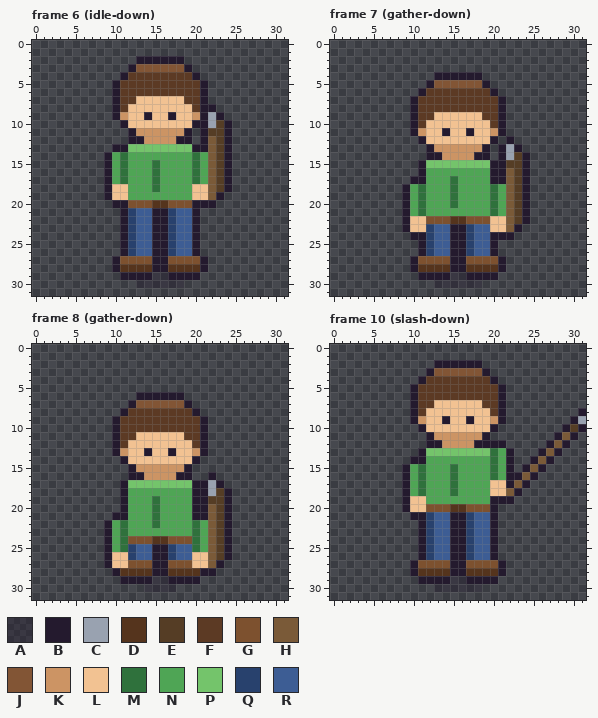
One commit to this pixel-art file: assets/aseprite/actor_hero_spear.aseprite. Above: the version before the commit.
32x32 pixels, 52 frames. Shown: frame 6 (idle-down), frame 7 (gather-down), frame 8 (gather-down), frame 10 (slash-down). The commit also changed other frames, which this record leaves out.
Palette (. is transparent): A #241a2e5a  B #241a2e  C #99a2b0  D #55341d  E #553d25  F #5c3a24  G #7d512f  H #7a5a38  J #825535  K #cc9464  L #f2c292  M #2f713c  N #4fa555  P #74c46b  Q #28416d  R #3d5d94
The result:
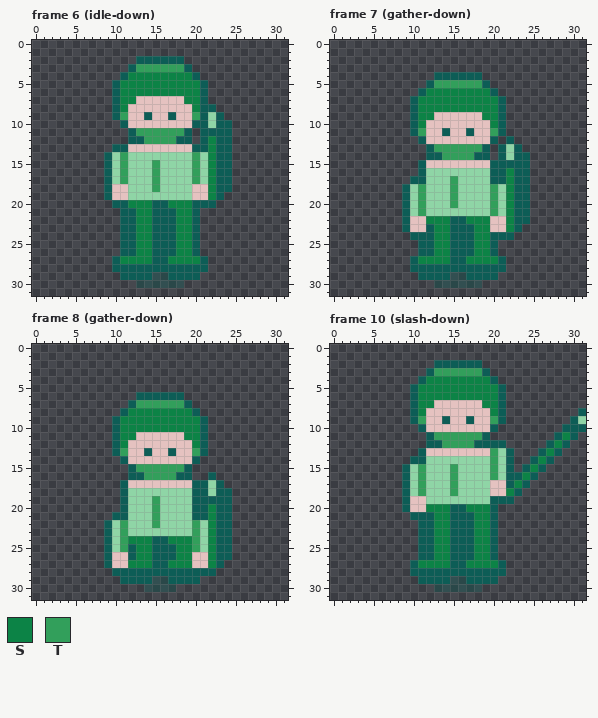
Colours new in this view: S #0c8346  T #329f5b
Edits made:
colour A: #241a2e5a -> #0d5d565a
colour B: #241a2e -> #0d5d56
colour L: #f2c292 -> #e5c2c0
colour N: #4fa555 -> #8fd5a6
Frame 6 (idle-down), layer "actor":
y 3: x 13..18 JJJJJJ -> TTTTTT
y 4: x 12..19 FFFFFFFF -> SSSSSSSS
y 5..6: x 11..20 FFFFFFFFFF -> SSSSSSSSSS
y 7: x 11..12 FF -> SS; x 19..20 FF -> SS
y 8: x 11 F -> S; x 20 F -> S
y 9: x 11 K -> T; x 20 K -> T; x 22 C -> N
y 10: x 22..23 CE -> NB
y 11: x 13..18 KKKKKK -> TTTTTT; x 22..23 EE -> BB
y 12: x 14..17 KKKK -> TTTT; x 22..23 HE -> SB
y 13: x 12..19 PPPPPPPP -> LLLLLLLL; x 22..23 HE -> SB
y 14: x 11 M -> T; x 20 M -> T; x 22..23 HE -> SB
y 15..17: x 11 M -> T; x 15 M -> T; x 20 M -> T; x 22..23 HE -> SB
y 18: x 15 M -> T; x 22..23 HE -> SB
y 19: x 22 H -> S
y 20: x 12..19 GGGDDGGG -> SSSBBSSS
y 21..26: x 12..14 QRR -> BSS; x 17..19 QRR -> BSS
y 27: x 11..14 GGGG -> SSSS; x 17..20 GGGG -> SSSS
y 28: x 11..14 DDDD -> BBBB; x 17..20 DDDD -> BBBB
Frame 7 (gather-down), layer "actor":
y 5: x 13..18 JJJJJJ -> TTTTTT
y 6: x 12..19 FFFFFFFF -> SSSSSSSS
y 7..8: x 11..20 FFFFFFFFFF -> SSSSSSSSSS
y 9: x 11..12 FF -> SS; x 19..20 FF -> SS
y 10: x 11 F -> S; x 20 F -> S
y 11: x 11 K -> T; x 20 K -> T
y 13: x 13..18 KKKKKK -> TTTTTT; x 22 C -> N
y 14: x 14..17 KKKK -> TTTT; x 22..23 CE -> NB
y 15: x 12..19 PPPPPPPP -> LLLLLLLL; x 22..23 EE -> BB
y 16: x 22..23 HE -> SB
y 17: x 15 M -> T; x 22..23 HE -> SB
y 18..20: x 11 M -> T; x 15 M -> T; x 20 M -> T; x 22..23 HE -> SB
y 21: x 11 M -> T; x 20 M -> T; x 22..23 HE -> SB
y 22: x 12..19 GGGDDGGG -> SSSBBSSS; x 22..23 HE -> SB
y 23: x 12..14 QRR -> BSS; x 17..19 QRR -> BSS; x 22 H -> S
y 24..26: x 12..14 QRR -> BSS; x 17..19 QRR -> BSS
y 27: x 11..14 GGGG -> SSSS; x 17..20 GGGG -> SSSS
y 28: x 11..14 DDDD -> BBBB; x 17..20 DDDD -> BBBB
Frame 8 (gather-down), layer "actor":
y 7: x 13..18 JJJJJJ -> TTTTTT
y 8: x 12..19 FFFFFFFF -> SSSSSSSS
y 9..10: x 11..20 FFFFFFFFFF -> SSSSSSSSSS
y 11: x 11..12 FF -> SS; x 19..20 FF -> SS
y 12: x 11 F -> S; x 20 F -> S
y 13: x 11 K -> T; x 20 K -> T
y 15: x 13..18 KKKKKK -> TTTTTT
y 16: x 14..17 KKKK -> TTTT
y 17: x 12..19 PPPPPPPP -> LLLLLLLL; x 22 C -> N
y 18: x 22..23 CE -> NB
y 19: x 15 M -> T; x 22..23 EE -> BB
y 20..21: x 15 M -> T; x 22..23 HE -> SB
y 22: x 11 M -> T; x 15 M -> T; x 20 M -> T; x 22..23 HE -> SB
y 23: x 11 M -> T; x 20 M -> T; x 22..23 HE -> SB
y 24: x 11..20 MGGGDDGGGM -> TSSSBBSSST; x 22..23 HE -> SB
y 25: x 11..14 MQRR -> TBSS; x 17..20 QRRM -> BSST; x 22..23 HE -> SB
y 26: x 12..14 QRR -> BSS; x 17..19 QRR -> BSS; x 22..23 HE -> SB
y 27: x 12..14 GGG -> SSS; x 17..19 GGG -> SSS; x 22 H -> S
y 28: x 11..14 DDDD -> BBBB; x 17..20 DDDD -> BBBB
Frame 10 (slash-down), layer "actor":
y 3: x 13..18 JJJJJJ -> TTTTTT
y 4: x 12..19 FFFFFFFF -> SSSSSSSS
y 5..6: x 11..20 FFFFFFFFFF -> SSSSSSSSSS
y 7: x 11..12 FF -> SS; x 19..20 FF -> SS
y 8: x 11 F -> S; x 20 F -> S
y 9: x 11 K -> T; x 20 K -> T; x 31 C -> N
y 10: x 30 E -> B
y 11: x 13..18 KKKKKK -> TTTTTT; x 29 H -> S
y 12: x 14..17 KKKK -> TTTT; x 28 H -> S
y 13: x 12..20 PPPPPPPPM -> LLLLLLLLT; x 27 H -> S
y 14: x 20 M -> T; x 26 H -> S
y 15: x 11 M -> T; x 15 M -> T; x 20 M -> T; x 25 H -> S
y 16: x 11 M -> T; x 15 M -> T; x 20 M -> T; x 24 H -> S
y 17: x 11 M -> T; x 15 M -> T; x 23 H -> S
y 18: x 11 M -> T; x 15 M -> T; x 22 H -> S
y 20: x 12..19 GGGDDGGG -> SSSBBSSS
y 21..26: x 12..14 QRR -> BSS; x 17..19 QRR -> BSS
y 27: x 11..14 GGGG -> SSSS; x 17..20 GGGG -> SSSS
y 28: x 11..14 DDDD -> BBBB; x 17..20 DDDD -> BBBB
Pixel boxes of the changes (left, top, right, bottom) in both pictures:
changed: (104, 56, 232, 288)
changed: (402, 72, 530, 288)
changed: (104, 392, 232, 592)
changed: (402, 360, 586, 592)
